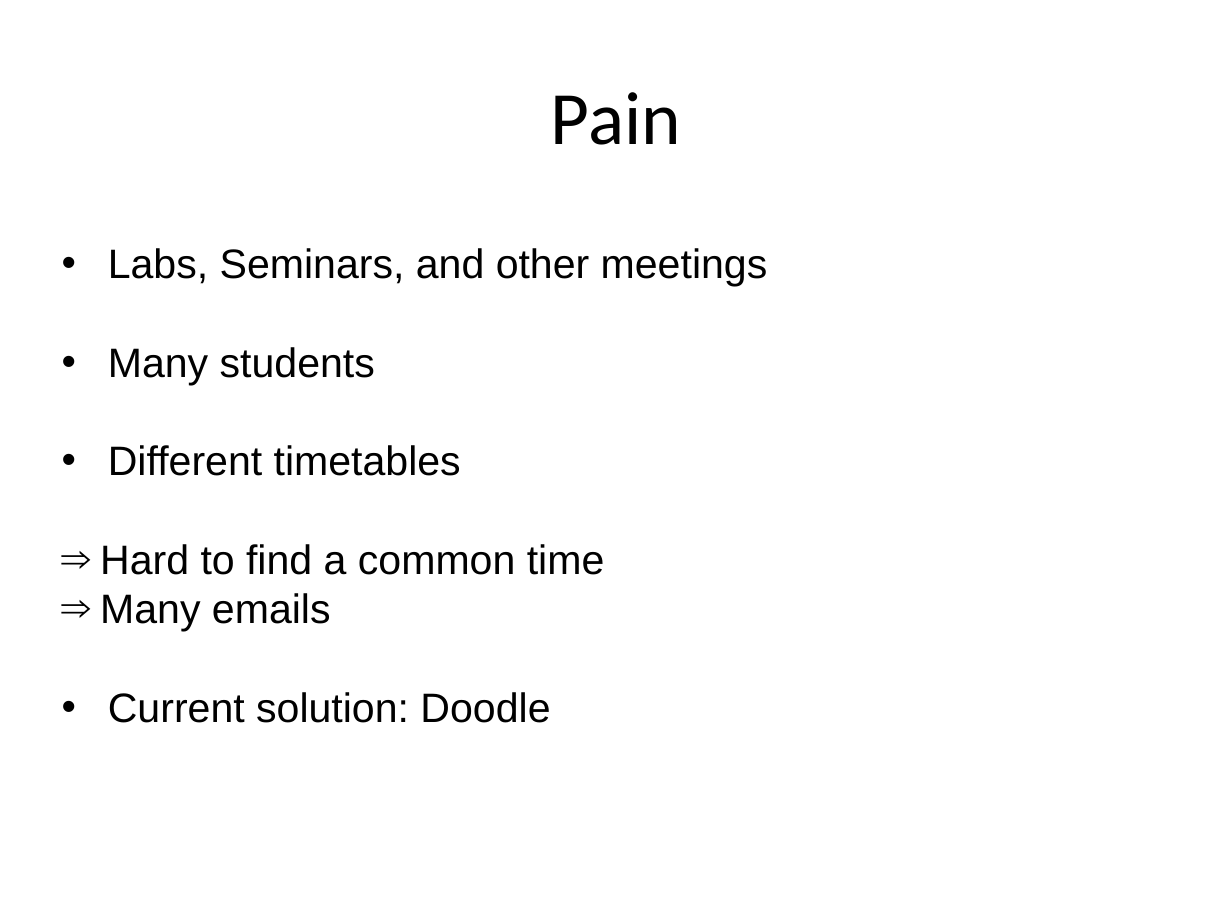
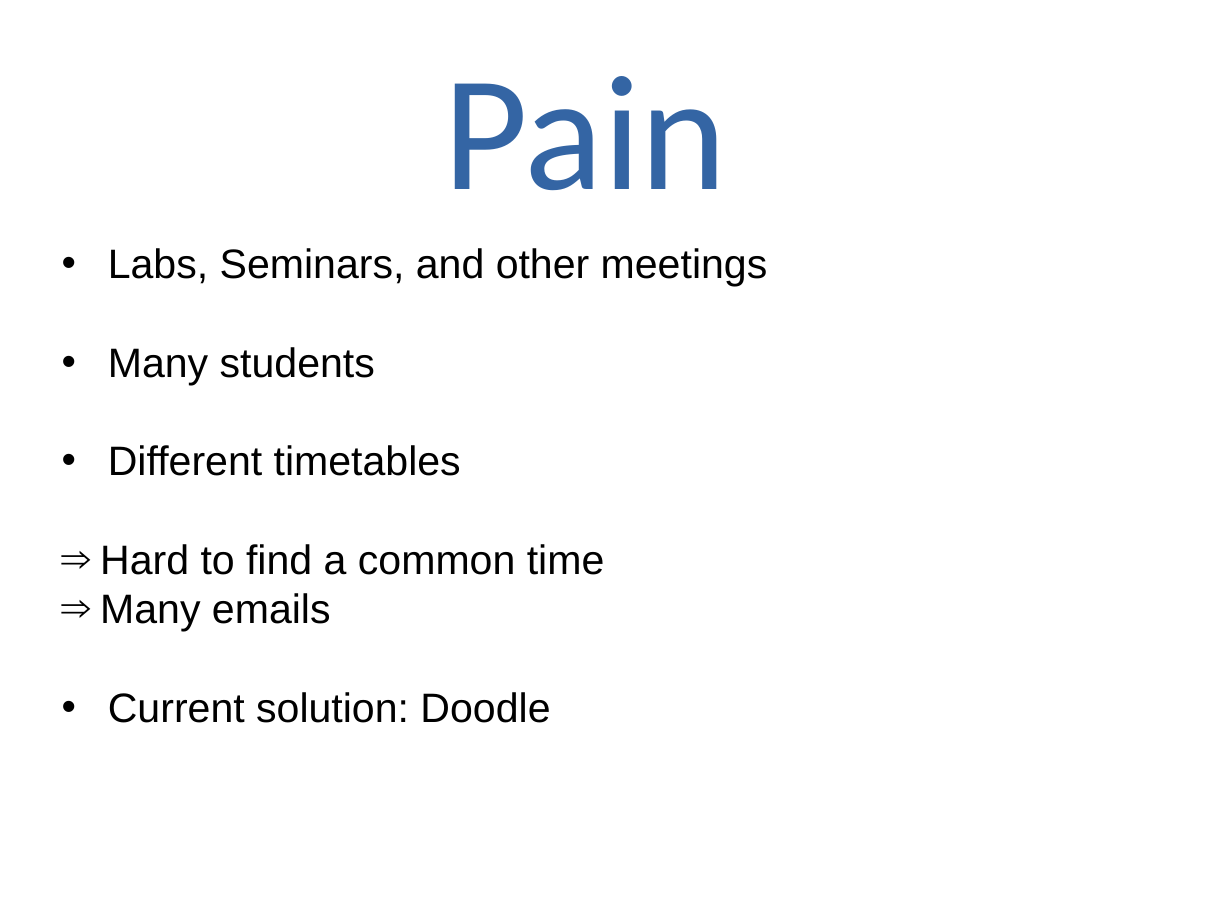
Before and after one commit to mremad/RWTH-iPhone-Project, a slide deck: slide 2 of Presentation-Tobi.pptx. Drawn at 1232x924 pixels with LibreOffice and Linux fonts; fonts in the diff are those of the drawing. Boxes give left, top, right and bottom in pixels: in the first picture for what was removed or moved away, otherwise in the second. Text is boxed around its words. In the diff, an @@ line names an element or a change of style, - is before the commit and + after.

```diff
--- a/Presentation-Tobi.pptx
+++ b/Presentation-Tobi.pptx
@@ text "Pain": place and size @@
-text "Pain" at (551, 92, 681, 145)
+text "Pain" at (443, 76, 727, 190)
@@ text "Pain" at (443, 76, 727, 190): size 44 to 96 pt, text colour #000000 to #3465A4 @@
```
Also in this commit, not shown: 2 other slides changed.
